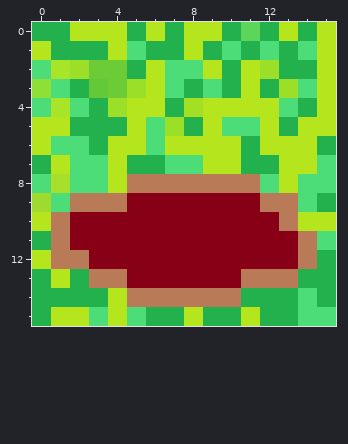
Pixel-art sprite: Project1.gmx/sprites/images/Chasm_temp_sprite_2.png. This is how it looked before the edit.
The file is 64x64 pixels, drawn in blocks of 4x4; one block is one cell here. Colours within 5 levels of each other are drawn and written as one.
After the commit:
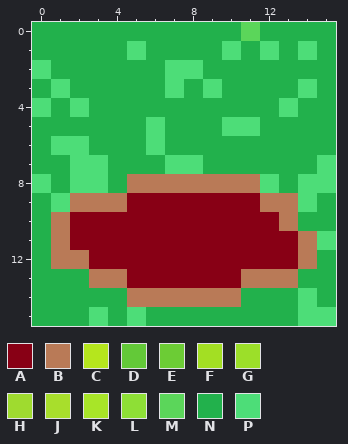
Palette (. is transparent): A #880015  B #b97a57  C #b5e61d  D #63c938  E #6ccc35  F #a3df23  G #9cdf29  H #9fdb2f  J #a8de2c  K #a8e528  L #8edf36  M #5bd65a  N #22b14c  P #4ddd78
Change:
@@ x 0..15 @@
- 0 NNCCCNCNCCNMNCNC
- 1 CNNNCPNNCNPNPNPC
- 2 PKGEENCPPCNCGNNC
- 3 LPNDEGCPNPNCNGPC
- 4 PKPNGCCNFCCCCPNC
- 5 CCNNNCPGNCPPCNCC
- 6 CPPNCCPCCCCNCCCN
- 7 NCPPCNNPPCCNNCCP
- 8 PJPPCBBBBBBBPCPP
- 9 HPBBBAAAAAAABBPN
-10 CBAAAAAAAAAAABCC
+ 0 NNNNNNNNNNNMNNNN
+ 1 NNNNNPNNNNPNPNPN
+ 2 PNNNNNNPPNNNNNNN
+ 3 NPNNNNNPNPNNNNPN
+ 4 PNPNNNNNNNNNNPNN
+ 5 NNNNNNPNNNPPNNNN
+ 6 NPPNNNPNNNNNNNNN
+ 7 NNPPNNNPPNNNNNNP
+ 8 PNPPNBBBBBBBPNPP
+ 9 NPBBBAAAAAAABBPN
+10 NBAAAAAAAAAAABNN
 11 NBAAAAAAAAAAAABP
-12 CBBAAAAAAAAAAABN
-13 NCNBBAAAAAABBBNN
-14 NNNNCBBBBBBNNNPN
-15 NCCPCPNNCNNCNNPP
+12 NBBAAAAAAAAAAABN
+13 NNNBBAAAAAABBBNN
+14 NNNNNBBBBBBNNNPN
+15 NNNPNPNNNNNNNNPP
Pixel boxes of the changes (left, top, right, bottom) in both pictures:
changed: (32, 22, 336, 326)
